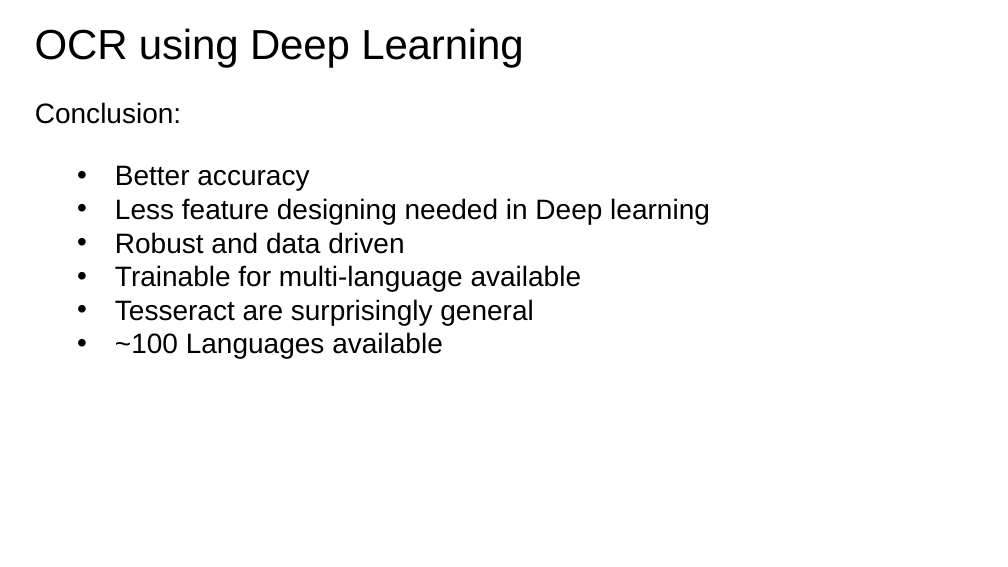
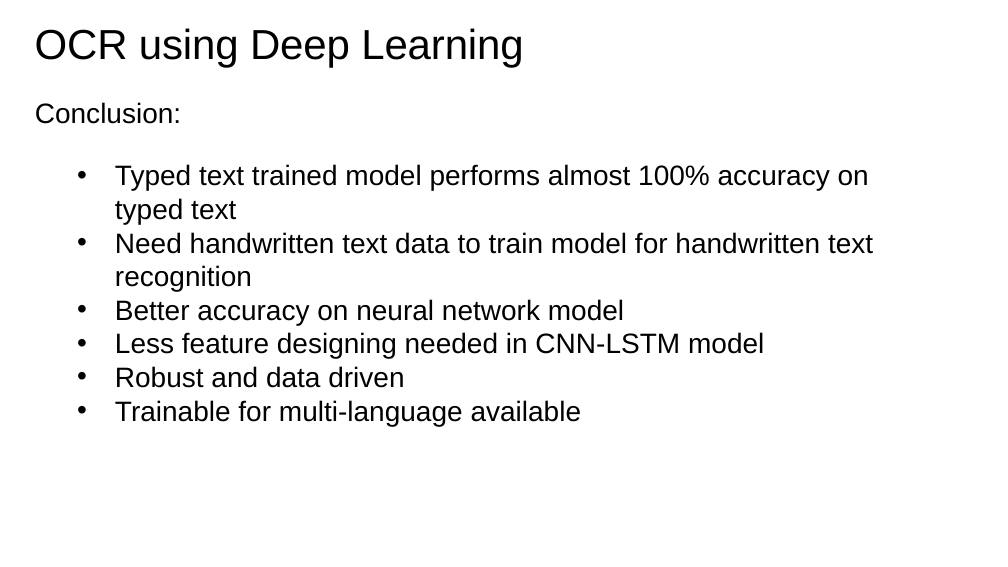
Before and after one commit to CMWENLIU/fast_tensor, a slide deck: slide 74 of efs/HCR.pptx (slide 72 before the commit). Drawn at 1008x567 pixels with LibreOffice and Linux fonts; fonts in the diff are those of the drawing. Boxes give left, top, right and bottom in pixels: in the first picture for what was removed or moved away, otherwise in the second. Text is boxed around its words. In the diff, an @@ line names an element or a change of style, - is before the commit and + after.

```diff
--- a/efs/HCR.pptx
+++ b/efs/HCR.pptx
@@ text at <box>115,164,873,359</box>: text changed @@
-• Better accuracy
-• Less feature designing needed in Deep learning
+• Typed text trained model performs almost 100% accuracy on typed text
+• Need handwritten text data to train model for handwritten text recognition
+• Better accuracy on neural network model
+• Less feature designing needed in CNN-LSTM model
@@ text at <box>115,299,533,359</box>: paragraphs removed @@
-• Tesseract are surprisingly general
-• ~100 Languages available
```
Also in this commit, not shown: 10 other slides changed, 4 slides added, 2 slides removed, 1 other file.
